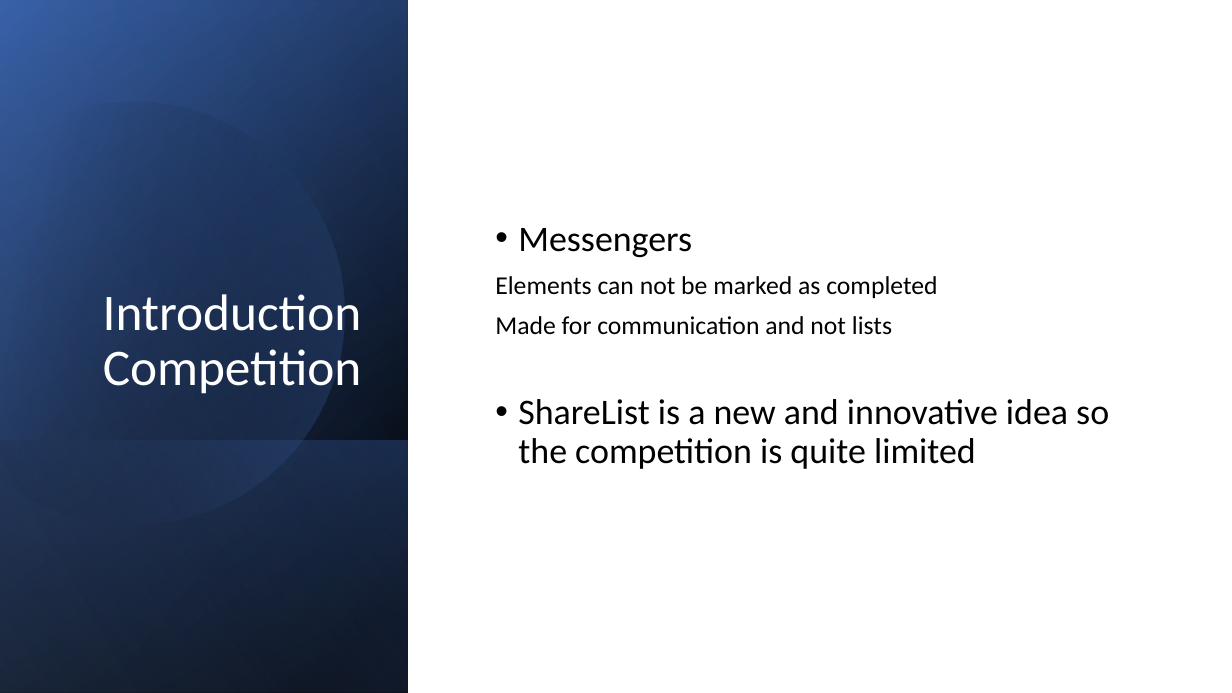
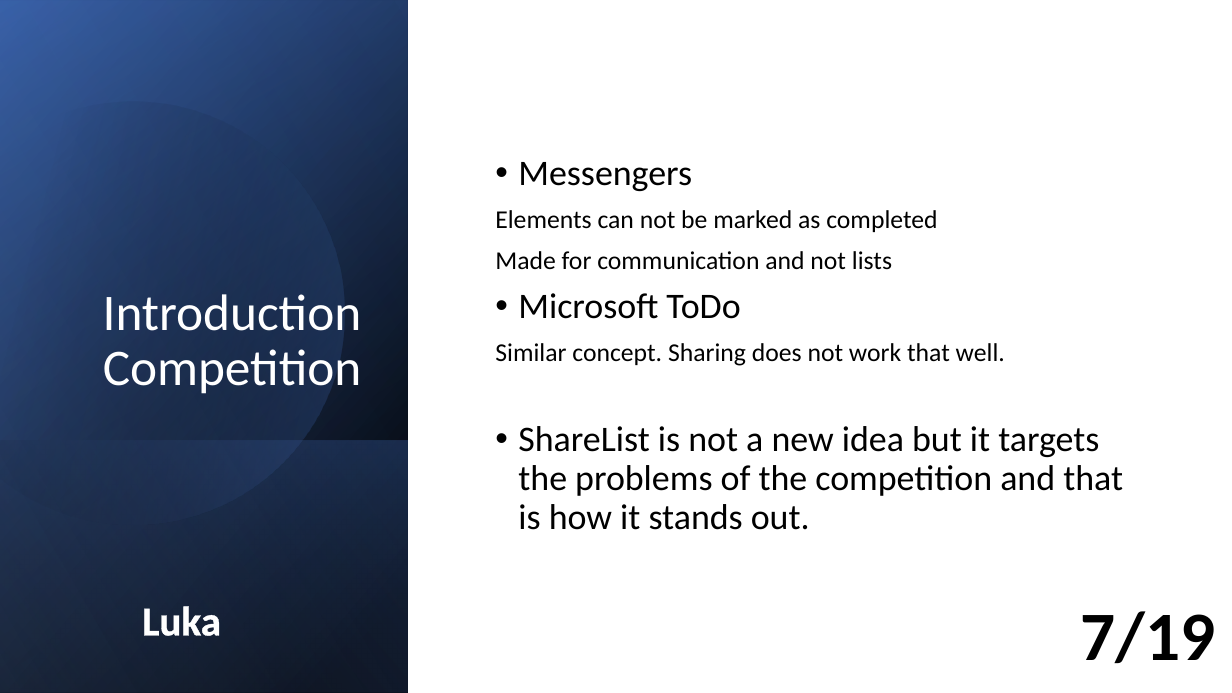
Before and after one commit to LuckyForce/ShareList, a slide deck: slide 7 of documents/T3-ShareList-Abschlusspräsentation_v1.0.pptx (slide 6 before the commit). Drawn at 1232x693 pixels with LibreOffice and Linux fonts; fonts in the diff are those of the drawing. Boxes give left, top, right and bottom in pixels: in the first picture for what was removed or moved away, otherwise in the second. Text is boxed around its words. In the diff, an @@ line names an element or a change of style, - is before the commit and + after.

```diff
--- a/documents/T3-ShareList-Abschlusspräsentation_v1.0.pptx
+++ b/documents/T3-ShareList-Abschlusspräsentation_v1.0.pptx
@@ text at (x1=495, y1=293, x2=1123, y2=530): text changed @@
-• ShareList is a new and innovative idea so the competition is quite limited
+• Microsoft ToDo
+Similar concept. Sharing does not work that well.
+• ShareList is not a new idea but it targets the problems of the competition and that is how it stands out.
@@ text added at (x1=142, y1=606, x2=221, y2=636), 32 pt, text #FFFFFF, bold @@
+Luka
@@ text added at (x1=1081, y1=611, x2=1216, y2=663), 54 pt, text #000000, bold @@
+7/19
```
Also in this commit, not shown: 15 other slides changed, 3 slides added, 1 other file.
